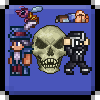
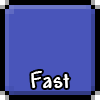
Comparing the layer stacks of the two 100x100 images. Changes:
showed "Text", painted on it over [left=25, top=71, right=74, bottom=88]
hid group "npcs" (5 layers), moved it into group "old" over [left=8, top=6, right=92, bottom=76]
